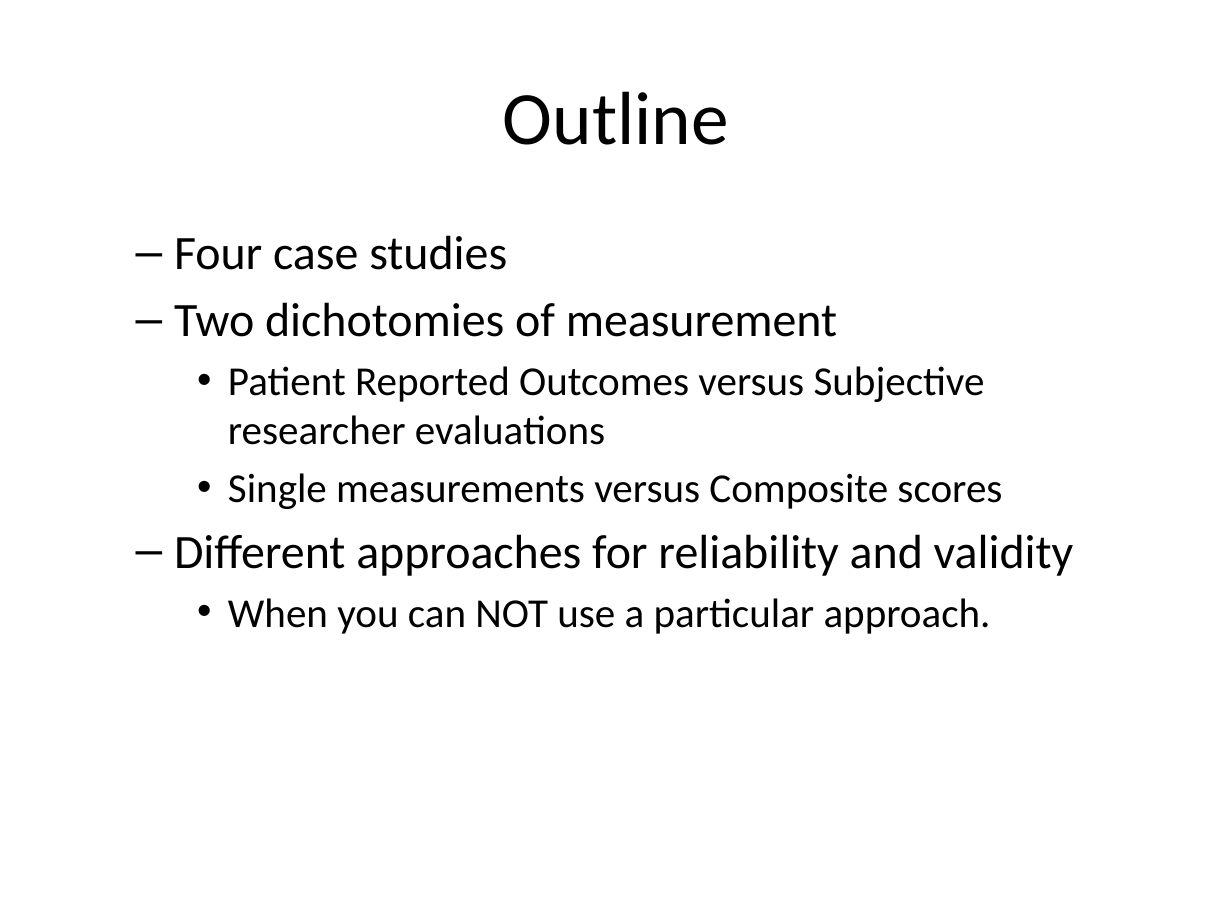
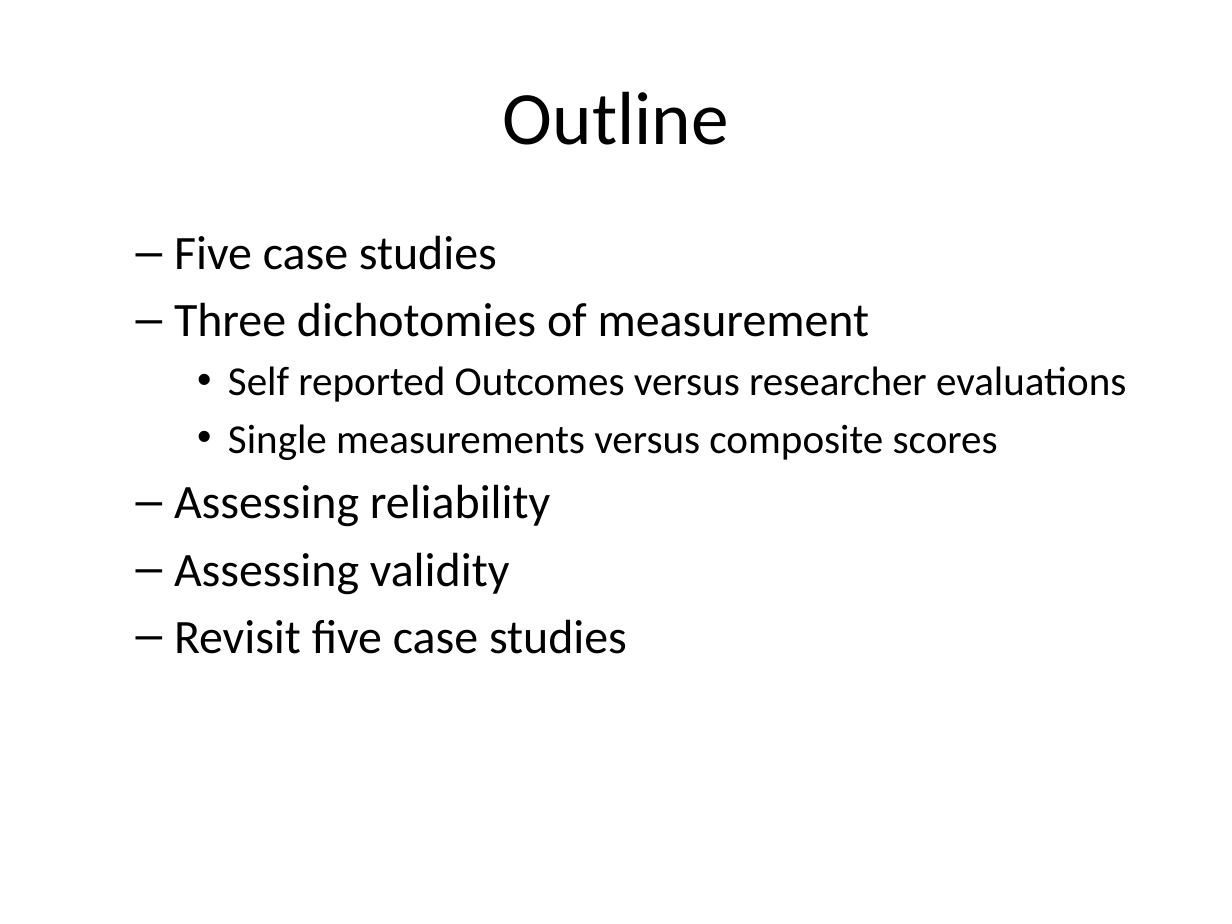
Before and after one commit to pmean/reliability-and-validity, a slide deck: slide 2 of src/rav.pptx. Drawn at 1232x924 pixels with LibreOffice and Linux fonts; fonts in the diff are those of the drawing. Boxes give left, top, right and bottom in pixels: in the first picture for what was removed or moved away, otherwise in the second. Text is boxed around its words. In the diff, an @@ line names an element or a change of style, - is before the commit and + after.

```diff
--- a/src/rav.pptx
+++ b/src/rav.pptx
@@ text at <box>174,235,1126,654</box>: text changed; size 24 to 28 pt @@
-  – Four case studies
-  – Two dichotomies of measurement
-    • Patient Reported Outcomes versus Subjective researcher evaluations
-    • Single measurements versus Composite scores
-  – Different approaches for reliability and validity
-    • When you can NOT use a particular approach.
+  – Five case studies
+  – Three dichotomies of measurement
+    • Self reported Outcomes versus researcher evaluations
+    • Single measurements versus composite scores
+  – Assessing reliability
+  – Assessing validity
+  – Revisit five case studies
```
Also in this commit, not shown: 11 other slides changed, 12 slides added, 4 slides removed, 1 other file.
